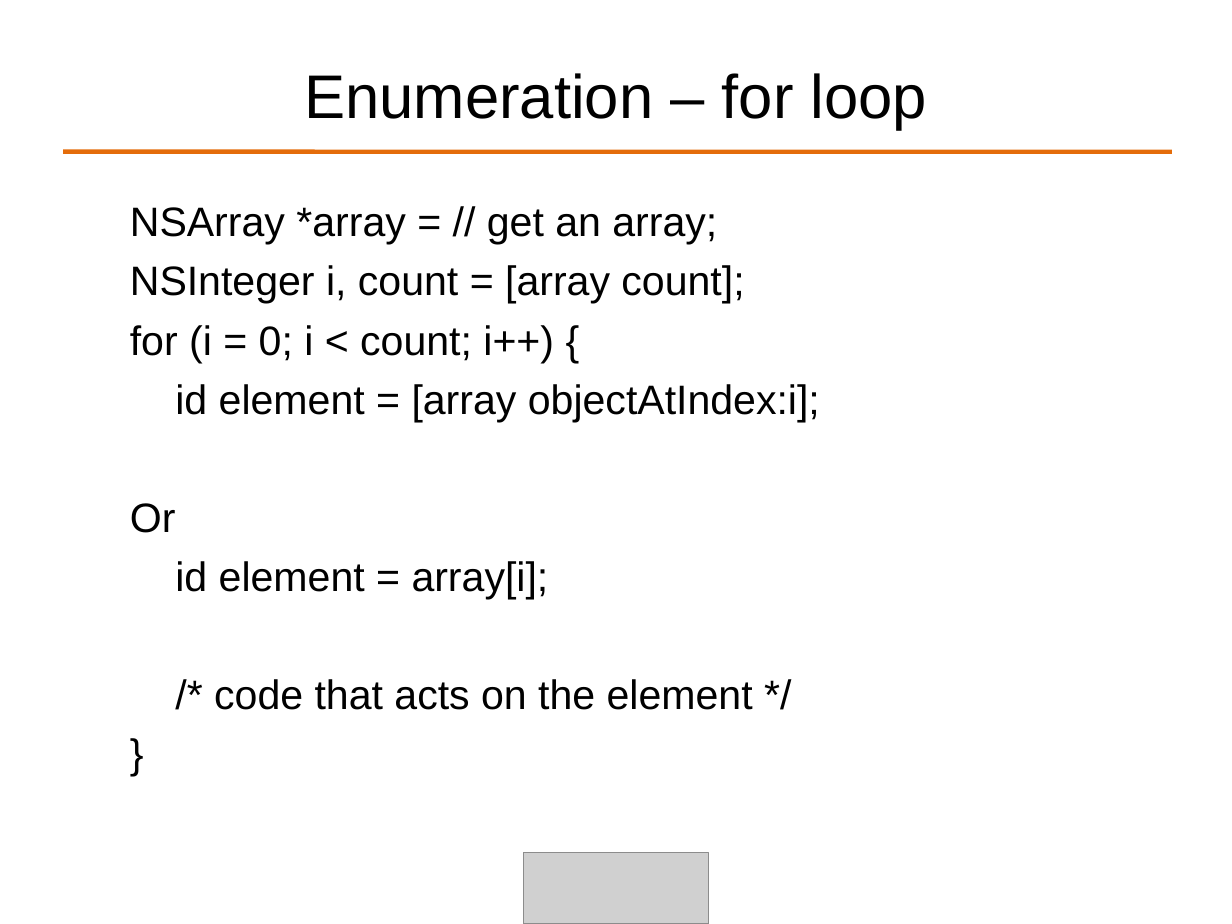
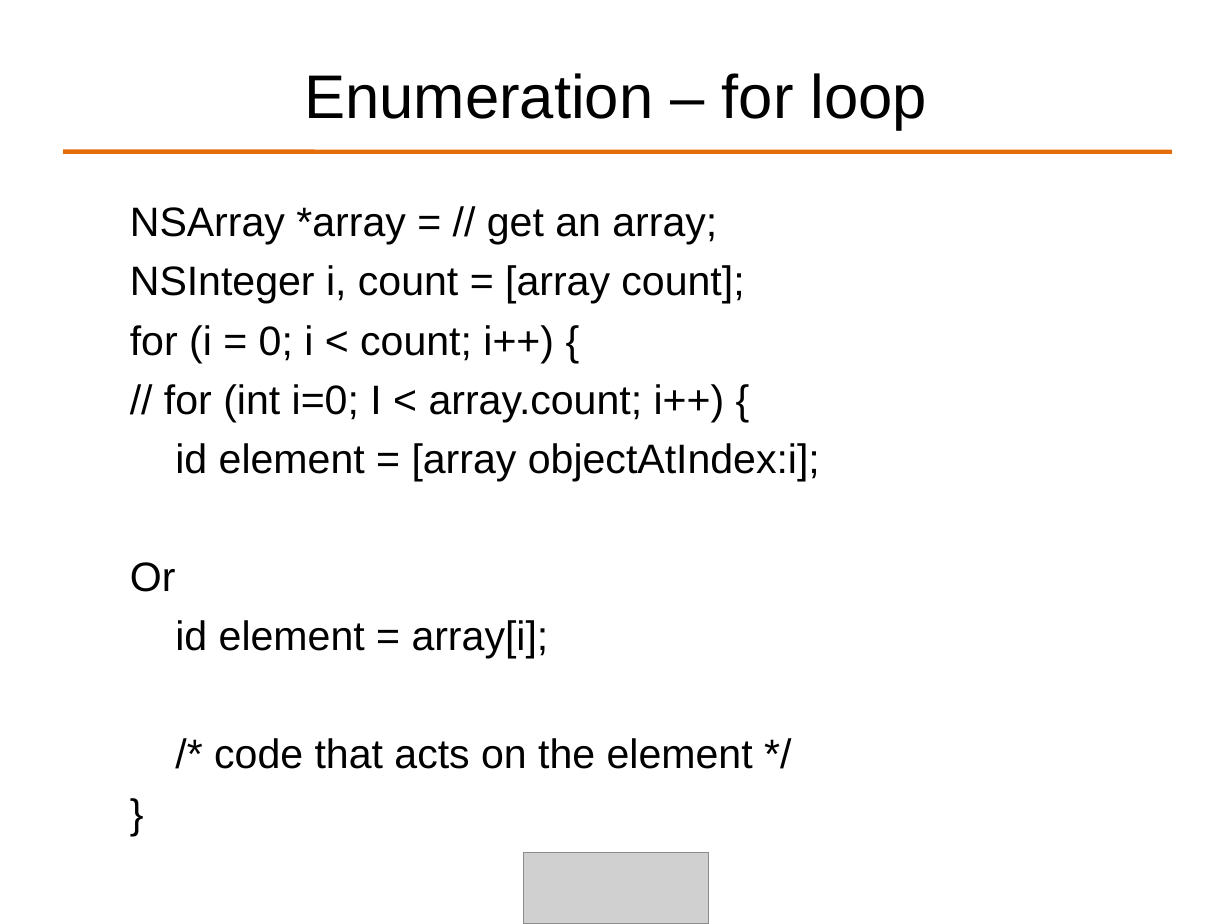
Before and after one commit to ALPHACamp/Camp-3-iOS-Dev, a slide deck: slide 12 of Class presentation/Week3 - Shyne/10-23-2014.ppt. Drawn at 1232x924 pixels with LibreOffice and Linux fonts; fonts in the diff are those of the drawing; grey boxes stand for pictures. Boxes give left, top, right and bottom in pixels: in the first picture for what was removed or moved away, otherwise in the second. Text is boxed around its words. In the diff, an @@ line names an element or a change of style, - is before the commit and + after.

```diff
--- a/Class presentation/Week3 - Shyne/10-23-2014.ppt
+++ b/Class presentation/Week3 - Shyne/10-23-2014.ppt
@@ text at [164, 384, 725, 422]: paragraph added @@
+  // for (int i=0; I < array.count; i++) {
```
Also in this commit, not shown: 1 other file.
